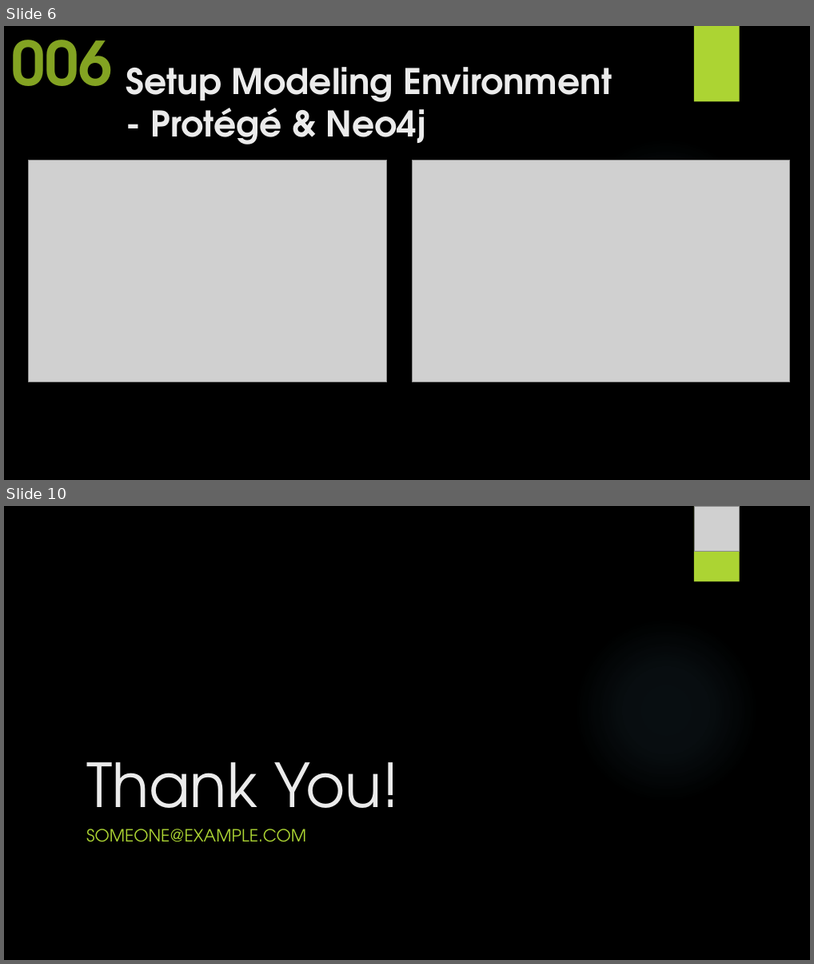
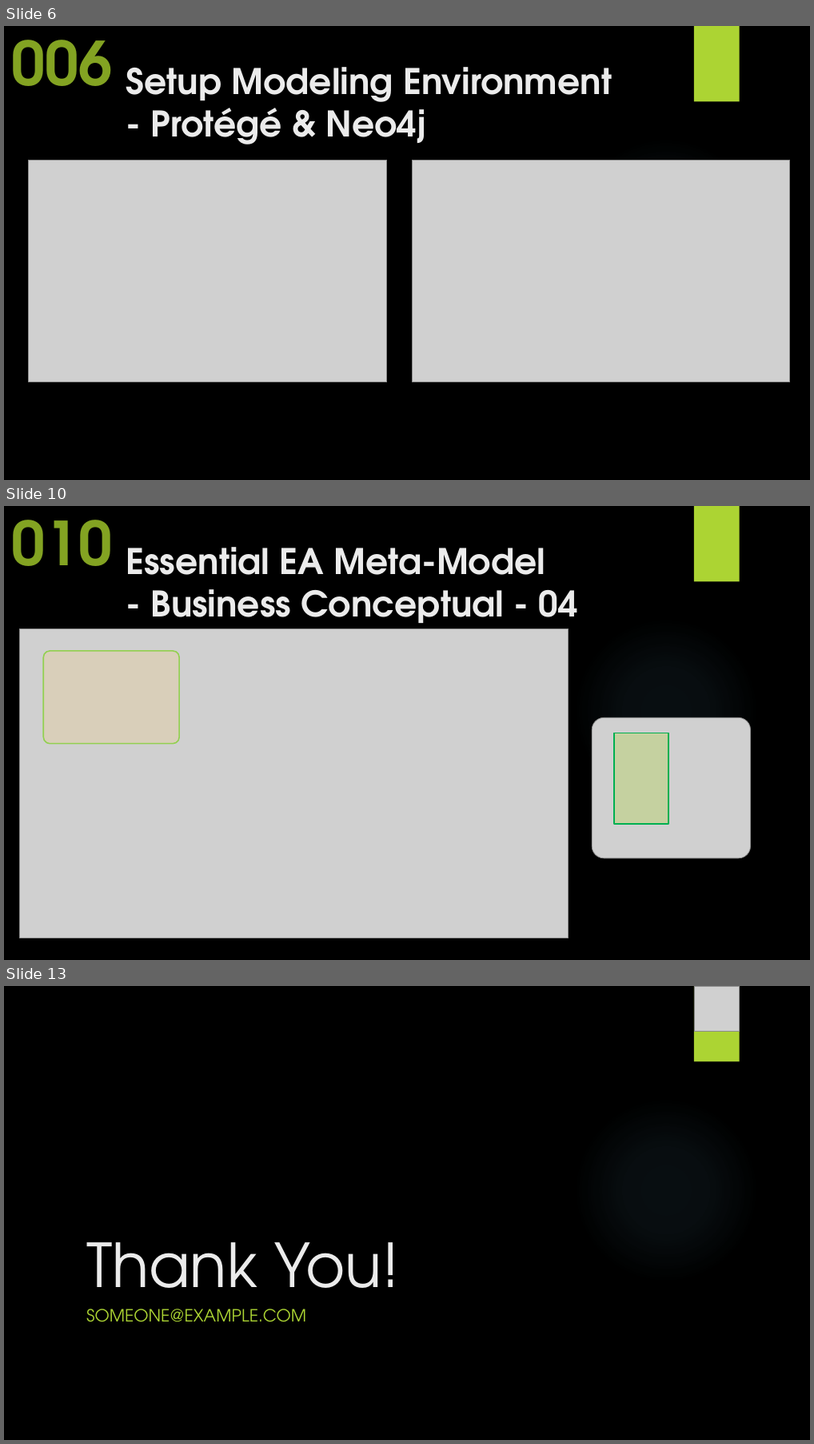
Before and after one commit to yasenstar/EA_MetaModel, a slide deck: Master_EAS_Meta-Model.pptx. Shown one above the other, each under a label of ours: slides 6 and 10 before the commit, slides 6, 10 and 13 after it; the slides between them are not shown. The pictures are 814x964 and 814x1444 pixels, drawn with LibreOffice and Linux fonts; fonts in the diff are those of the drawing; grey boxes stand for pictures; background and template pictures are left out. Boxes give left, top, right and bottom in pixels: in the first picture for what was removed or moved away, otherwise in the second. Text is boxed around its words. In the diff, an @@ line names an element or a change of style, - is before the commit and + after.

```diff
--- a/Master_EAS_Meta-Model.pptx
+++ b/Master_EAS_Meta-Model.pptx
@@ slide 10 added at (4, 506, 810, 960), background picture (left out); not listed: 2 template elements that a slide beside it also shows @@
@@ text added at (11, 520, 113, 566), 72 pt, text #83A322, bold @@
+010
@@ title added at (126, 547, 578, 632), 42 pt, text #EBEBEB, bold @@
+Essential EA Meta-Model
+- Business Conceptual - 04
@@ picture added at (20, 629, 569, 938) @@
@@ rounded rectangle added at (43, 651, 179, 743), fill #FFCC66 at 20% opacity, outline #92D050 1.5 pt @@
@@ picture added at (593, 718, 751, 858) @@
@@ rectangle added at (615, 733, 670, 824), fill #ACD433 at 30% opacity, outline #00B050 1.5 pt @@
@@ what was slide 10 is now slide 13 @@
```
Also in this commit, not shown: 3 slides changed, 2 other slides added, 3 other files.
